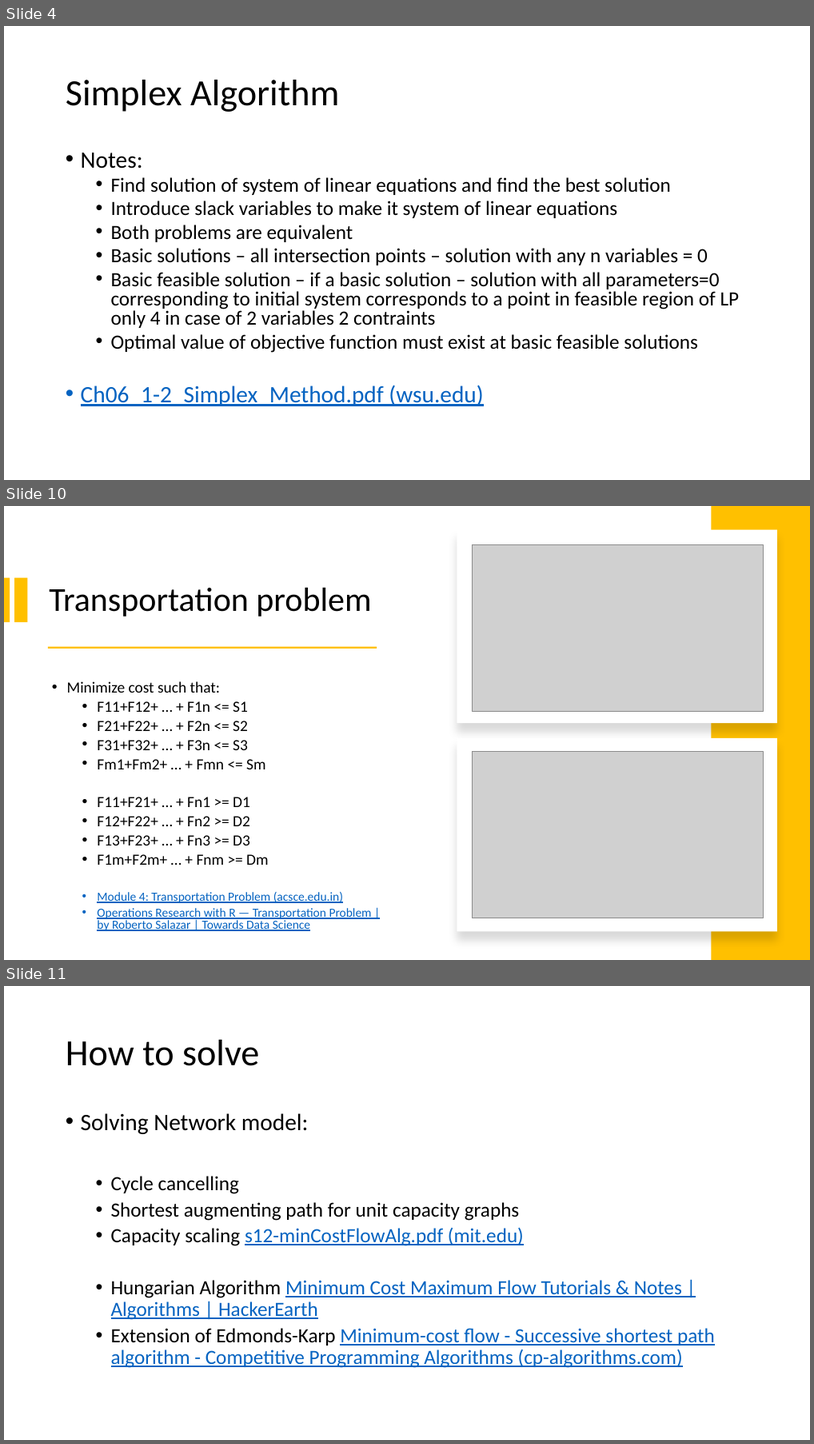
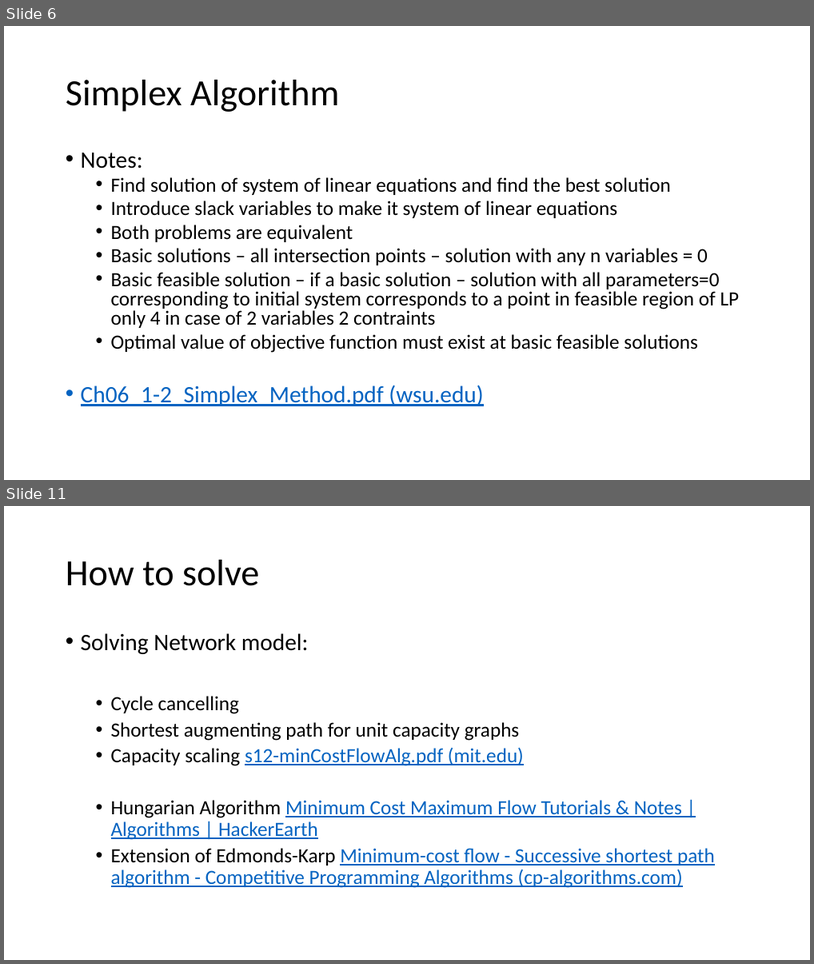
Before and after one commit to anirudhakulkarni/Parallel-MCMF-at-IISc-Research, a slide deck: week-3.pptx. Shown one above the other, each under a label of ours: slides 4, 10 and 11 before the commit, slides 6 and 11 after it; the slides between them are not shown. The pictures are 814x1444 and 814x964 pixels, drawn with LibreOffice and Linux fonts; fonts in the diff are those of the drawing; grey boxes stand for pictures. Boxes give left, top, right and bottom in pixels: in the first picture for what was removed or moved away, otherwise in the second. Text is boxed around its words. In the diff, an @@ line names an element or a change of style, - is before the commit and + after.

```diff
--- a/week-3.pptx
+++ b/week-3.pptx
@@ slide 10 removed at bbox=[4, 506, 810, 960], background #FFFFFF @@
@@ rectangle removed at bbox=[457, 529, 778, 723] @@
@@ rectangle removed at bbox=[712, 506, 810, 960] @@
@@ picture removed at bbox=[473, 544, 764, 711] @@
@@ rectangle removed at bbox=[4, 577, 10, 622] @@
@@ rectangle removed at bbox=[14, 577, 27, 622] @@
@@ title removed at bbox=[49, 588, 371, 616] @@
-Transportation problem
@@ rectangle removed at bbox=[48, 646, 378, 648] @@
@@ text removed at bbox=[97, 701, 372, 931] @@
-• Minimize cost such that:
-  • F11+F12+ … + F1n <= S1
-  • F21+F22+ … + F2n <= S2
-  • F31+F32+ … + F3n <= S3
-  • Fm1+Fm2+ … + Fmn <= Sm
-  • F11+F21+ … + Fn1 >= D1
-  • F12+F22+ … + Fn2 >= D2
-  • F13+F23+ … + Fn3 >= D3
-  • F1m+F2m+ … + Fnm >= Dm
-  • Module 4: Transportation Problem (acsce.edu.in)
-  • Operations Research with R — Transportation Problem | by Roberto Salazar | Towards Data Science
@@ rectangle removed at bbox=[457, 738, 778, 932] @@
@@ picture removed at bbox=[473, 752, 764, 918] @@
@@ what was slide 4 is now slide 6 @@
```
Also in this commit, not shown: 6 slides changed, 2 slides added, 4 other slides removed, 24 other files.
